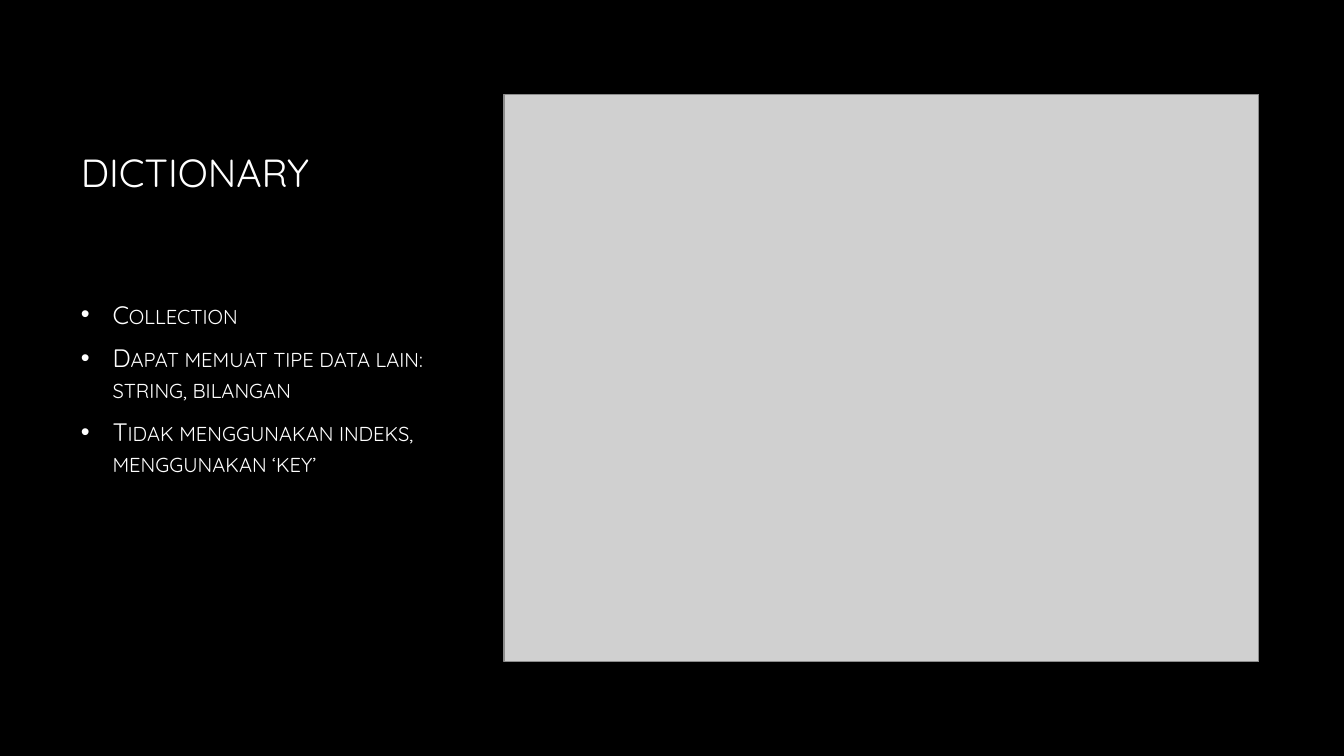
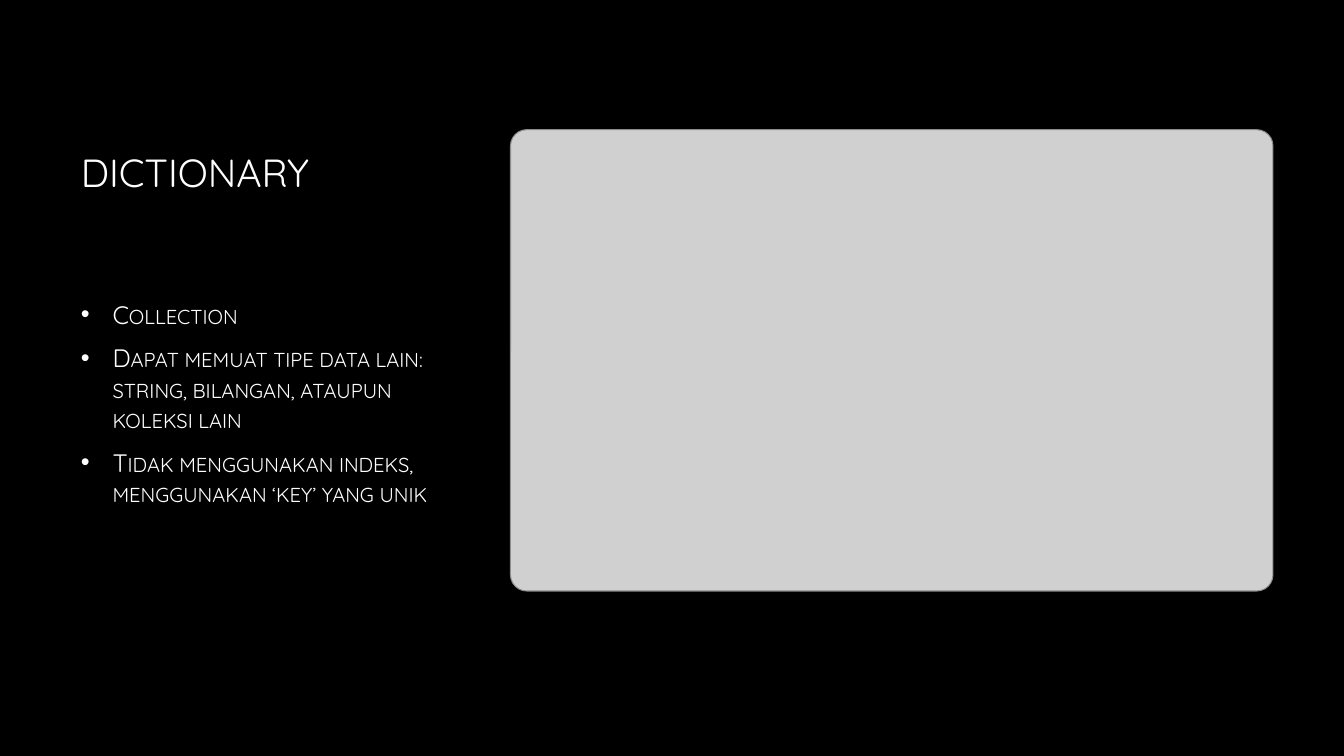
Before and after one commit to msiahaan/BelajarPython, a slide deck: slide 10 of slides/BelajarPython_02_Col_Loop.pptx. Drawn at 1344x756 pixels with LibreOffice and Linux fonts; fonts in the diff are those of the drawing; grey boxes stand for pictures; background and template pictures are left out. Boxes give left, top, right and bottom in pixels: in the first picture for what was removed or moved away, otherwise in the second. Text is boxed around its words. In the diff, an @@ line names an element or a change of style, - is before the commit and + after.

```diff
--- a/slides/BelajarPython_02_Col_Loop.pptx
+++ b/slides/BelajarPython_02_Col_Loop.pptx
@@ picture: place and size @@
-picture at [504,95,1259,662]
+picture at [510,130,1272,592]
@@ text at [113,353,428,503]: text changed @@
-• Dapat memuat tipe data lain: string, bilangan
-• Tidak menggunakan indeks, menggunakan ‘key’
+• Dapat memuat tipe data lain: string, bilangan, ataupun koleksi lain
+• Tidak menggunakan indeks, menggunakan ‘key’ yang unik
```
Also in this commit, not shown: 4 other slides changed, 5 other files.
